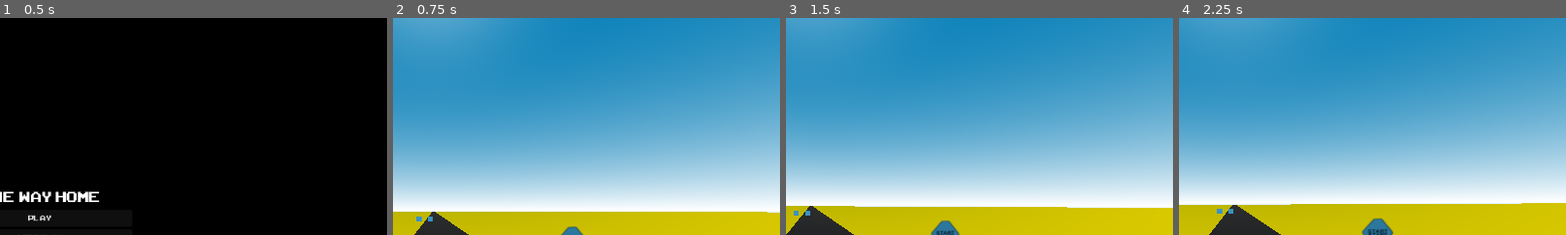
Above: before the commit, frames 1-4 (left to right).
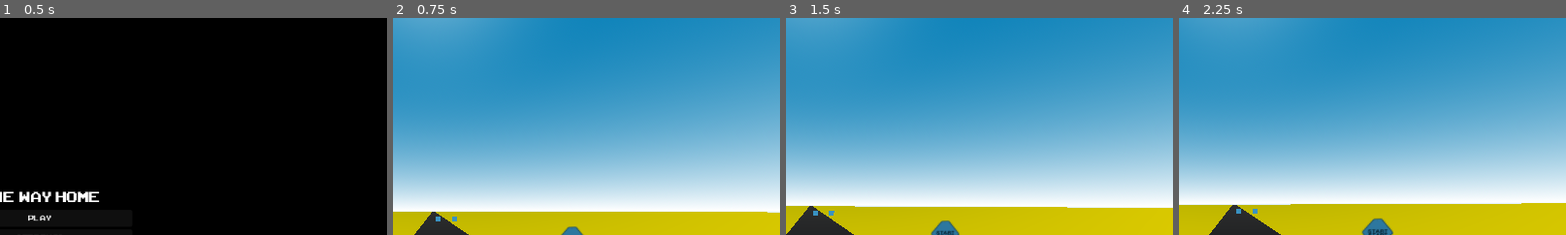
Above: after the commit, the same moments.

Repository: VHSDIR/thewayhome
Game: Godot game, scene res://scenes/menu/main_menu.tscn
The game is run twice, just before and just after one commit, with the same random seed, the same clock (stepped at 60 frames per second) and the same inputs.
Inputs (mouse positions are % of the whole screen's width and height, from its top left):
- Up to frame 1 (0.5 s): no input
- Up to frame 2 (0.75 s): click "Play" at 0.5 s
- Up to frame 3 (1.5 s): move the mouse to (55, 50) at 1.27 s; hold D (rotate_right) from 1.28 s (still down); tap Space (horn_pressed) at 1.35 s
- Up to frame 4 (2.25 s): tap Enter at 2 s; move the mouse to (45, 50) at 2.02 s; release D (rotate_right) at 2.03 s; hold S (move_back) from 2.03 s (still down); tap W (move_front) at 2.1 s
The pictures show only the part of the screen within x 45-95%, y 0-50%; the shares and areas given below are measured in that part.

Frame 1 is identical in both runs. In frame 2, 0.1% of the frame differs, in the area x 6-17%, y 91-94%; in frame 3, 0.1%; in frame 4, 0.1%.

Commit message:
save/load system encrypted

Diff:
--- a/src/scripts/object/main.gd
+++ b/src/scripts/object/main.gd
@@ -40,7 +40,7 @@
 	return save_dict
 
 func save_game():
-	var save_game = FileAccess.open("user://savegame.save", FileAccess.WRITE)
+	var save_game = FileAccess.open_encrypted_with_pass("user://savegame.save", FileAccess.WRITE, "password")
 
 	var json_string = JSON.stringify(save())
 
@@ -50,7 +50,7 @@
 	if not FileAccess.file_exists("user://savegame.save"):
 		return
 
-	var save_game = FileAccess.open("user://savegame.save", FileAccess.READ)
+	var save_game = FileAccess.open_encrypted_with_pass("user://savegame.save", FileAccess.READ, "password")
 
 
 	while save_game.get_position() < save_game.get_length():
